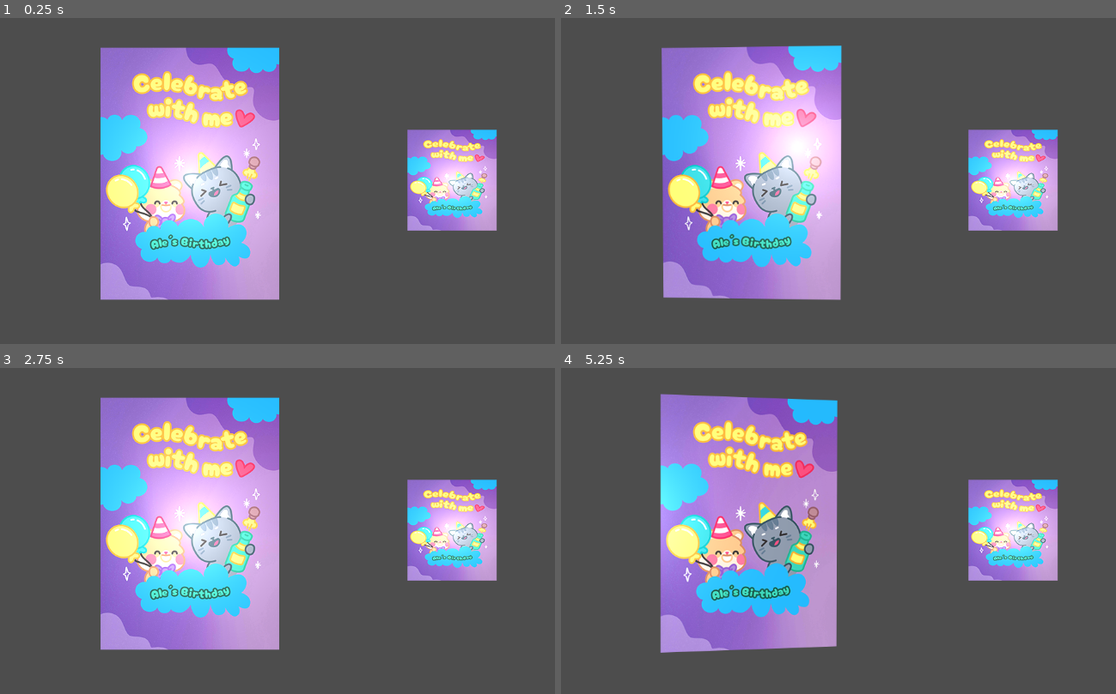
Above: before the commit, frames 1-4 (two rows, left to right).
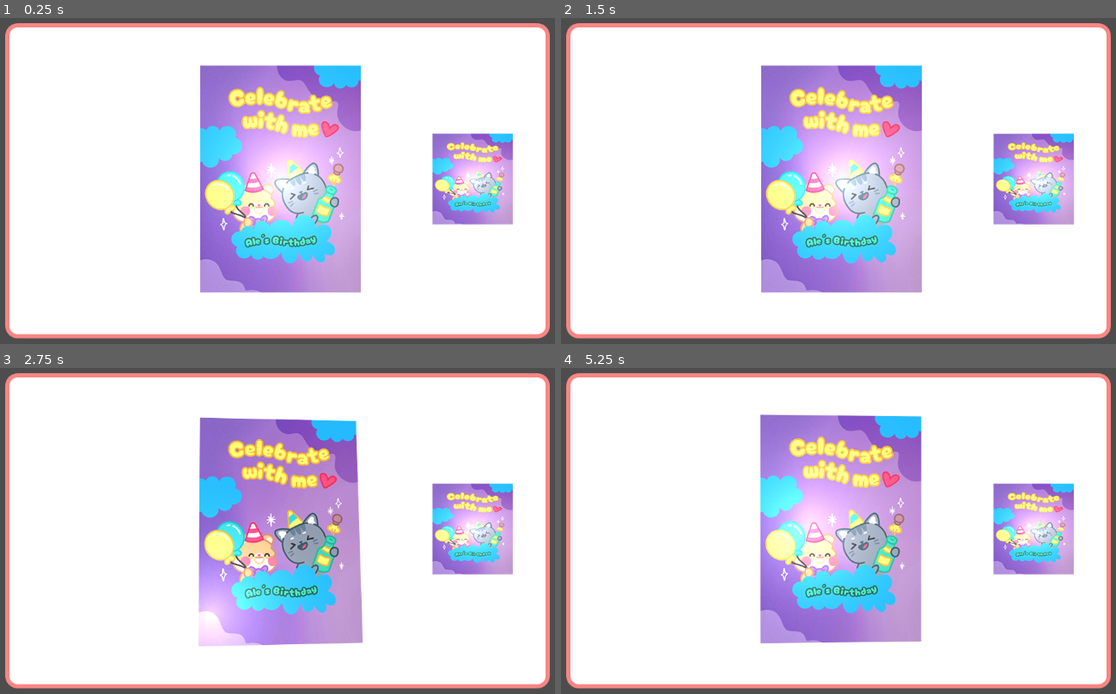
Above: after the commit, the same moments.

Repository: knowercoder/3D-Hover-Shader
Game: Godot game, scene res://Scenes/Hover3D.tscn
Same seed, same stepped clock (60 frames per second), same inputs: the game is played once before the commit and once after it.
Inputs (mouse positions are in pixels of both pictures, inside the frame that each line leads up to):
- Up to frame 1 (0.25 s): no input
- Up to frame 2 (1.5 s): tap Enter at 0.5 s; move the mouse to (993, 161) at 0.52 s; tap Space at 1.25 s; move the mouse to (705, 200) at 1.27 s
- Up to frame 3 (2.75 s): tap Enter at 2 s; move the mouse to (349, 446) at 2.02 s
- Up to frame 4 (5.25 s): tap Space at 2.75, 4.25 s; move the mouse to (805, 609) at 2.77 s; tap Enter at 3.5 s; move the mouse to (1049, 589) at 3.52 s; move the mouse to (633, 472) at 4.27 s; move the mouse to (877, 531) at 5.02 s

The runs differ from the first frame. In frame 1, 92% of the frame differs, in the area x 0-100%, y 1-99%; in frame 2, 93%; in frame 3, 93%; in frame 4, 93%.

Commit message:
ease out on mouse exit

Diff:
--- a/Scenes/Hover3D.tscn
+++ b/Scenes/Hover3D.tscn
@@ -6,27 +6,52 @@
 [ext_resource type="Material" uid="uid://bh2i1yoj5octm" path="res://Shaders/Hover3D_Material2.tres" id="4_h5ghc"]
 [ext_resource type="Texture2D" uid="uid://cmd4us3v3mj73" path="res://Sprites/BirthdayCard_250x200.png" id="5_iw7s8"]
 
+[sub_resource type="StyleBoxFlat" id="StyleBoxFlat_077hx"]
+bg_color = Color(1, 1, 1, 1)
+border_width_left = 7
+border_width_top = 7
+border_width_right = 7
+border_width_bottom = 7
+border_color = Color(0.974469, 0.523311, 0.5145, 1)
+corner_radius_top_left = 20
+corner_radius_top_right = 20
+corner_radius_bottom_right = 20
+corner_radius_bottom_left = 20
+
 [node name="Node2D" type="Node2D"]
 
-[node name="TextureRect" type="TextureRect" parent="."]
+[node name="Panel" type="Panel" parent="."]
+offset_left = 114.0
+offset_top = 58.0
+offset_right = 1028.0
+offset_bottom = 588.0
+theme_override_styles/panel = SubResource("StyleBoxFlat_077hx")
+
+[node name="TextureRect" type="TextureRect" parent="Panel"]
 material = ExtResource("1_ing62")
-offset_left = 174.0
-offset_top = 61.0
-offset_right = 674.0
-offset_bottom = 561.0
+layout_mode = 0
+offset_left = 237.0
+offset_top = 37.0
+offset_right = 737.0
+offset_bottom = 537.0
+scale = Vector2(0.9, 0.9)
 texture = ExtResource("1_5o2q8")
+expand_mode = 1
 script = ExtResource("2_a3wo0")
 
-[node name="TextureRect2" type="TextureRect" parent="."]
+[node name="TextureRect2" type="TextureRect" parent="Panel"]
 material = ExtResource("4_h5ghc")
-offset_left = 739.0
-offset_top = 222.0
-offset_right = 989.0
-offset_bottom = 422.0
+layout_mode = 0
+offset_left = 672.0
+offset_top = 172.0
+offset_right = 922.0
+offset_bottom = 372.0
+scale = Vector2(0.9, 0.9)
 texture = ExtResource("5_iw7s8")
+expand_mode = 1
 script = ExtResource("2_a3wo0")
 
-[connection signal="mouse_entered" from="TextureRect" to="TextureRect" method="_on_mouse_entered"]
-[connection signal="mouse_exited" from="TextureRect" to="TextureRect" method="_on_mouse_exited"]
-[connection signal="mouse_entered" from="TextureRect2" to="TextureRect2" method="_on_mouse_entered"]
-[connection signal="mouse_exited" from="TextureRect2" to="TextureRect2" method="_on_mouse_exited"]
+[connection signal="mouse_entered" from="Panel/TextureRect" to="Panel/TextureRect" method="_on_mouse_entered"]
+[connection signal="mouse_exited" from="Panel/TextureRect" to="Panel/TextureRect" method="_on_mouse_exited"]
+[connection signal="mouse_entered" from="Panel/TextureRect2" to="Panel/TextureRect2" method="_on_mouse_entered"]
+[connection signal="mouse_exited" from="Panel/TextureRect2" to="Panel/TextureRect2" method="_on_mouse_exited"]
--- a/Scripts/Hover3D.gd
+++ b/Scripts/Hover3D.gd
@@ -1,19 +1,34 @@
 extends TextureRect
 
-var is_mouse_inside = false
+@export var exit_tween_duration: float = 0.3
 
-func _ready():
+var is_mouse_inside : bool
+var exit_tween : Tween
+
+func _ready() -> void:
 	set_process_input(true)
 
 func _input(event):
 	if event is InputEventMouseMotion and is_mouse_inside:
 		var mouse_position = event.position
-		var relative_mouse_position = mouse_position - position
-		material.set_shader_parameter("_mousePos", relative_mouse_position/scale - size/2.0)
+		var relative_mouse_position = mouse_position - global_position
+
+		#divide by scale to make independant of scale
+		#subtract by size/2.0 to center the mouse pos
+		var centred_mouse_postion = relative_mouse_position/scale - size/2.0
+
+		material.set_shader_parameter("_mousePos", centred_mouse_postion)
 
 func _on_mouse_entered():
 	is_mouse_inside = true
 
 func _on_mouse_exited():
 	is_mouse_inside = false
-	material.set_shader_parameter("_mousePos", 0.0)
+	setNormalState()
+
+#go back to original state with ease out
+func setNormalState():
+	if exit_tween and exit_tween.is_valid():
+		exit_tween.kill()
+	exit_tween = get_tree().create_tween()
+	exit_tween.tween_property(material, "shader_parameter/_mousePos", Vector2.ZERO, exit_tween_duration).set_trans(Tween.TRANS_SINE).set_ease(Tween.EASE_OUT)
Not shown: 1 places in Scenes/Hover3D.tscn that only renumber resources
